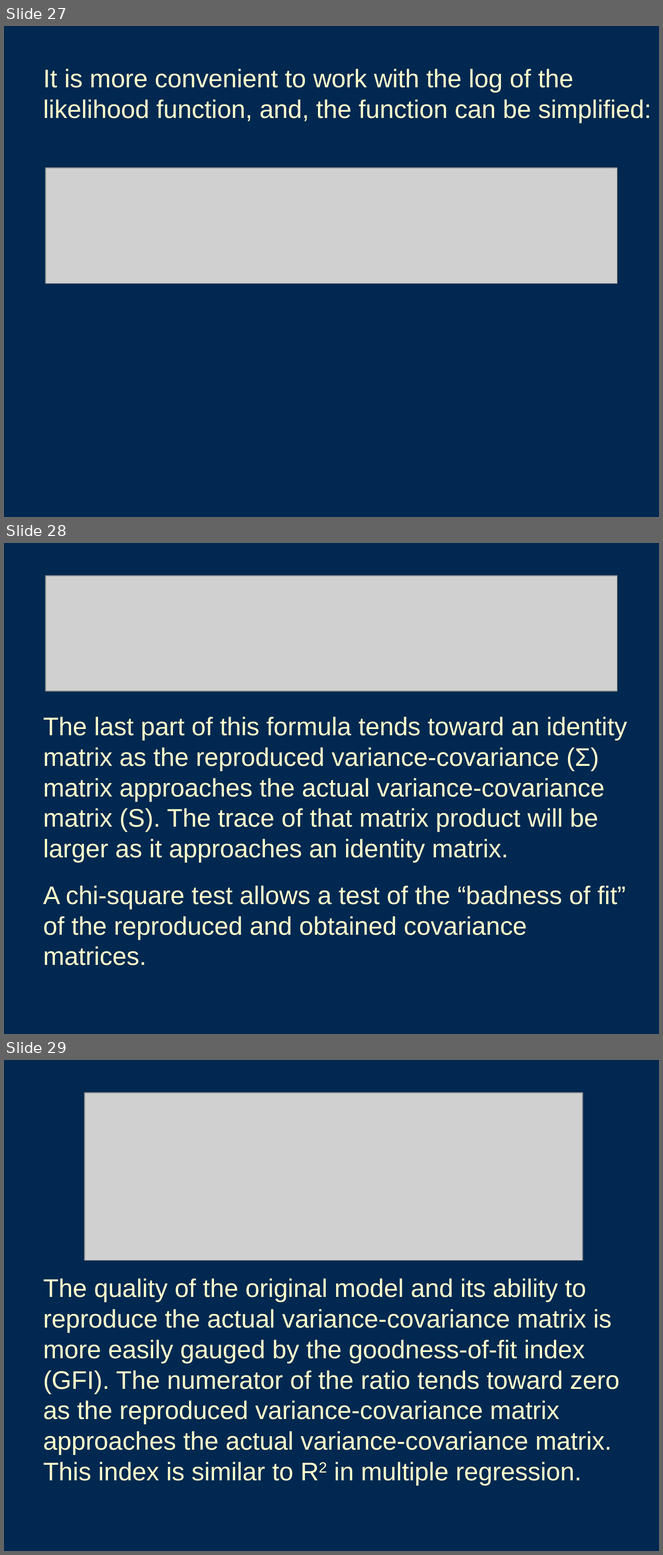
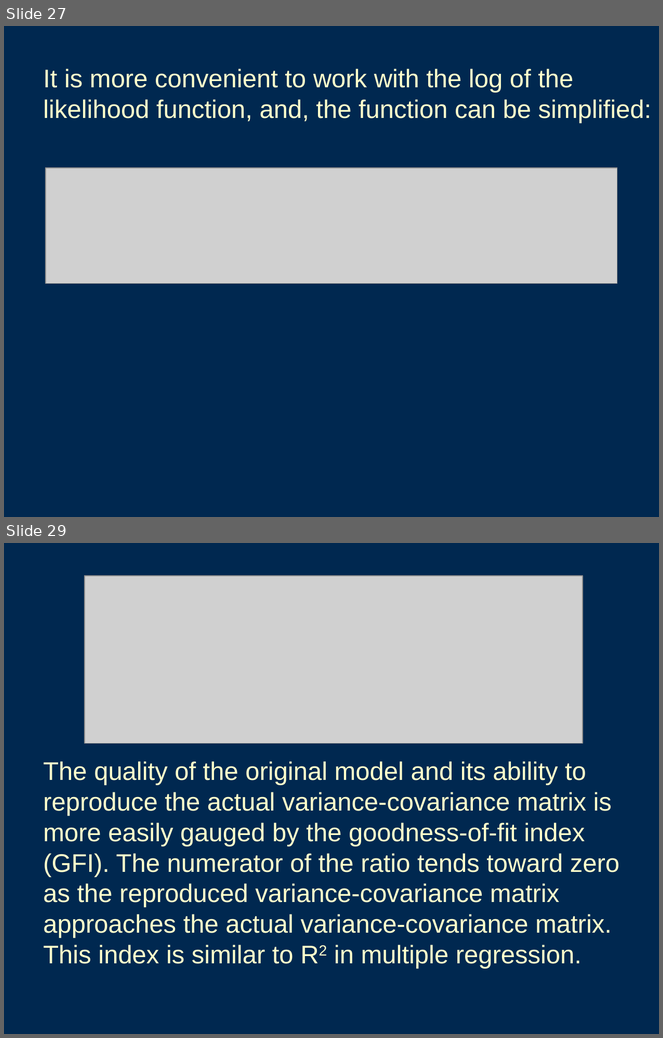
Before and after one commit to emoriebeck/homeworks, a slide deck: multivariate/Class Materials/11 CFA 1/CFA_I.ppt. Shown one above the other, each under a label of ours: slides 27, 28 and 29 before the commit, slides 27 and 29 after it; the slides between them are not shown. The pictures are 663x1555 and 663x1038 pixels, drawn with LibreOffice and Linux fonts; fonts in the diff are those of the drawing; grey boxes stand for pictures. Boxes give left, top, right and bottom in pixels: in the first picture for what was removed or moved away, otherwise in the second. Text is boxed around its words. In the diff, an @@ line names an element or a change of style, - is before the commit and + after.

```diff
--- a/multivariate/Class Materials/11 CFA 1/CFA_I.ppt
+++ b/multivariate/Class Materials/11 CFA 1/CFA_I.ppt
@@ slide 28 removed at <box>4,543,659,1034</box>, background #002850 @@
@@ picture removed at <box>46,576,618,691</box> @@
@@ text removed at <box>43,717,627,966</box> @@
-The last part of this formula tends toward an identity matrix as the reproduced variance-covariance (Σ) matrix approaches the actual variance-covariance matrix (S). The trace of that matrix product will be larger as it approaches an identity matrix.
-A chi-square test allows a test of the “badness of fit” of the reproduced and obtained covariance matrices.
```
Also in this commit, not shown: 1 slide changed, 3 slides added, 2 other slides removed, 6 other files.
